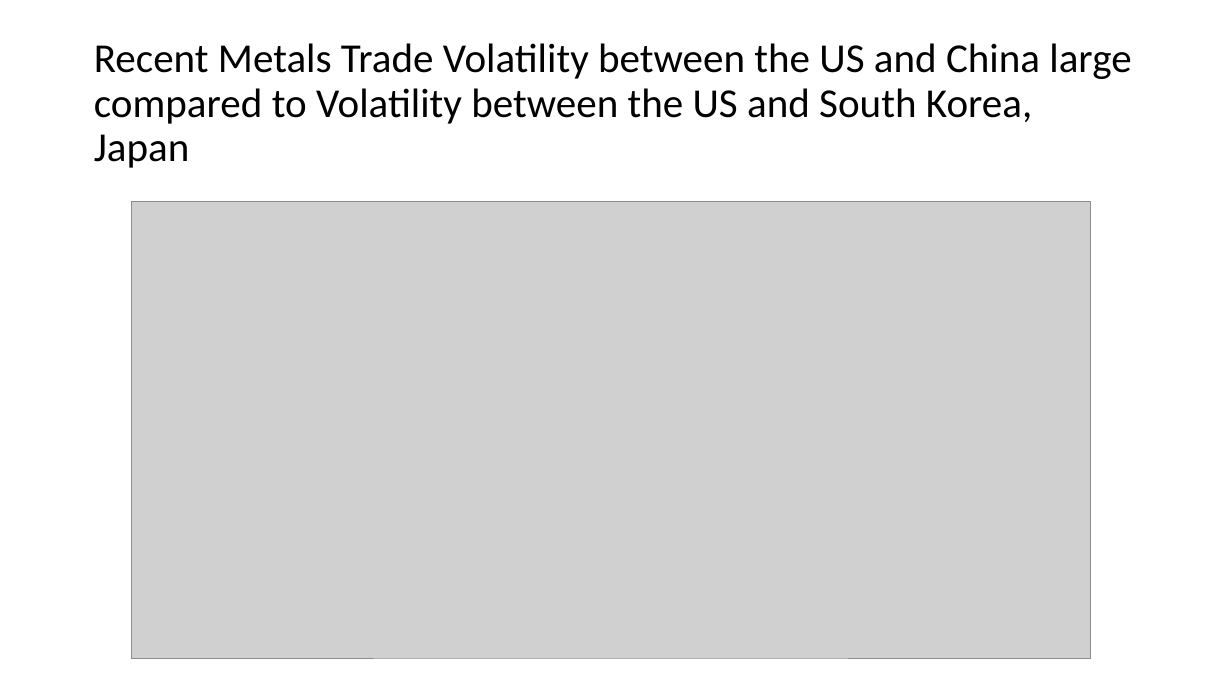
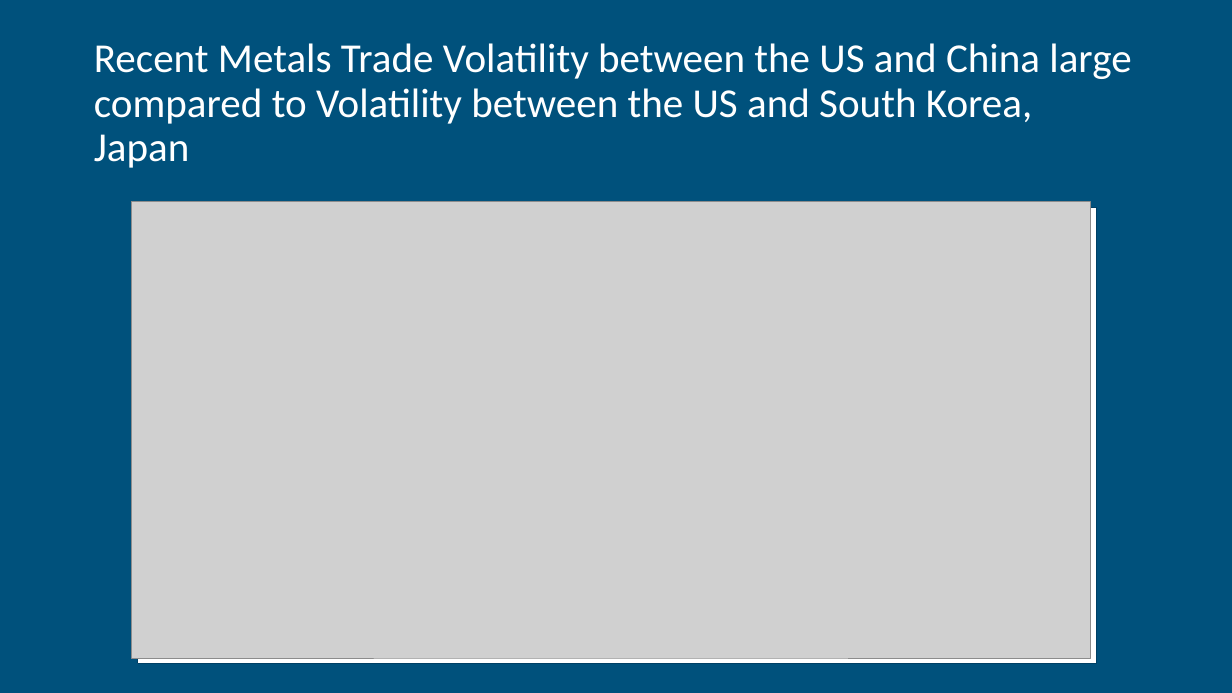
Before and after one commit to christinamarpar/GW-project-1, a slide deck: slide 5 of TradePres_v1.pptx (slide 4 before the commit). Drawn at 1232x693 pixels with LibreOffice and Linux fonts; fonts in the diff are those of the drawing; grey boxes stand for pictures. Boxes give left, top, right and bottom in pixels: in the first picture for what was removed or moved away, otherwise in the second. Text is boxed around its words. In the diff, an @@ line names an element or a change of style, - is before the commit and + after.

```diff
--- a/TradePres_v1.pptx
+++ b/TradePres_v1.pptx
@@ background #FFFFFF to #00517C @@
@@ title "Recent Metals Trade Volatility between ..." at bbox=[94, 43, 1131, 168]: text colour #000000 to #FFFFFF @@
@@ rectangle added at bbox=[137, 208, 1096, 665], fill #FFFFFF, outline #004065 0.75 pt @@
```
Also in this commit, not shown: 3 other slides changed, 8 slides added, 8 other files.
